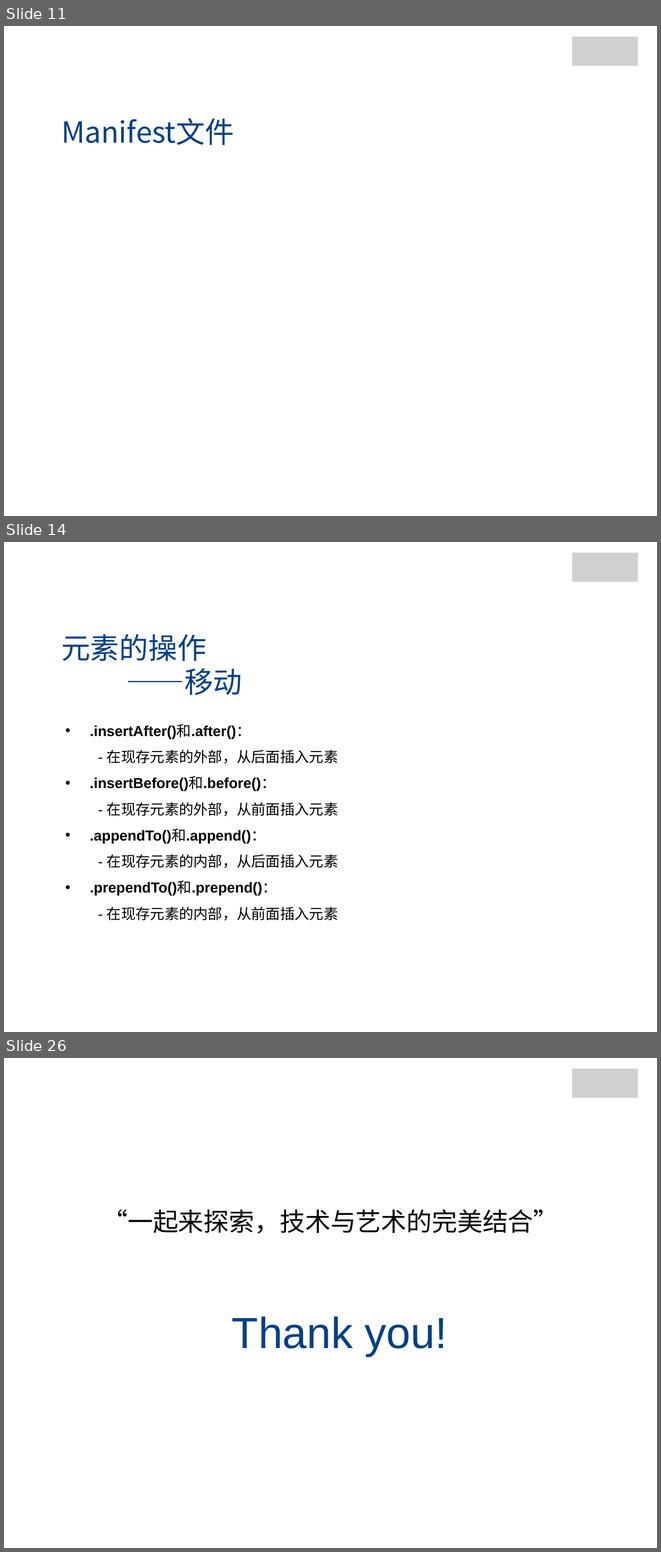
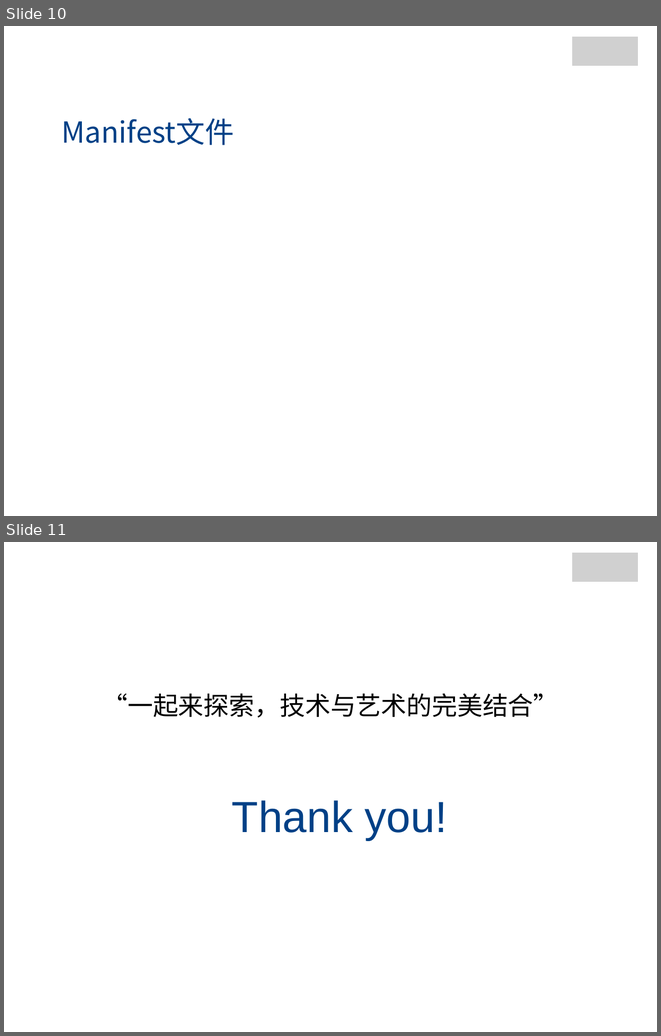
Before and after one commit to jianganglu/share-web-storage, a slide deck: Web存储.pptx. Shown one above the other, each under a label of ours: slides 11, 14 and 26 before the commit, slides 10 and 11 after it; the slides between them are not shown. The pictures are 661x1552 and 661x1036 pixels, drawn with LibreOffice and Linux fonts; fonts in the diff are those of the drawing; grey boxes stand for pictures; background and template pictures are left out. Boxes give left, top, right and bottom in pixels: in the first picture for what was removed or moved away, otherwise in the second. Text is boxed around its words. In the diff, an @@ line names an element or a change of style, - is before the commit and + after.

```diff
--- a/Web存储.pptx
+++ b/Web存储.pptx
@@ slide 14 removed at [4, 542, 657, 1032], background picture (left out) @@
@@ rectangle removed at [15, 545, 120, 584] @@
@@ group removed at [567, 545, 648, 587]: 4 rectangles, 1 picture @@
@@ text removed at [61, 634, 206, 661] @@
-元素的操作
@@ text removed at [126, 668, 242, 695] @@
-——移动
@@ text removed at [90, 725, 338, 920] @@
-• .insertAfter()和.after()：
-  - 在现存元素的外部，从后面插入元素
-• .insertBefore()和.before()：
-  - 在现存元素的外部，从前面插入元素
-• .appendTo()和.append()：
-  - 在现存元素的内部，从后面插入元素
-• .prependTo()和.prepend()：
-  - 在现存元素的内部，从前面插入元素
@@ what was slide 11 is now slide 10 @@
@@ what was slide 26 is now slide 11 @@
```
Also in this commit, not shown: 14 other slides removed, 4 other files.
